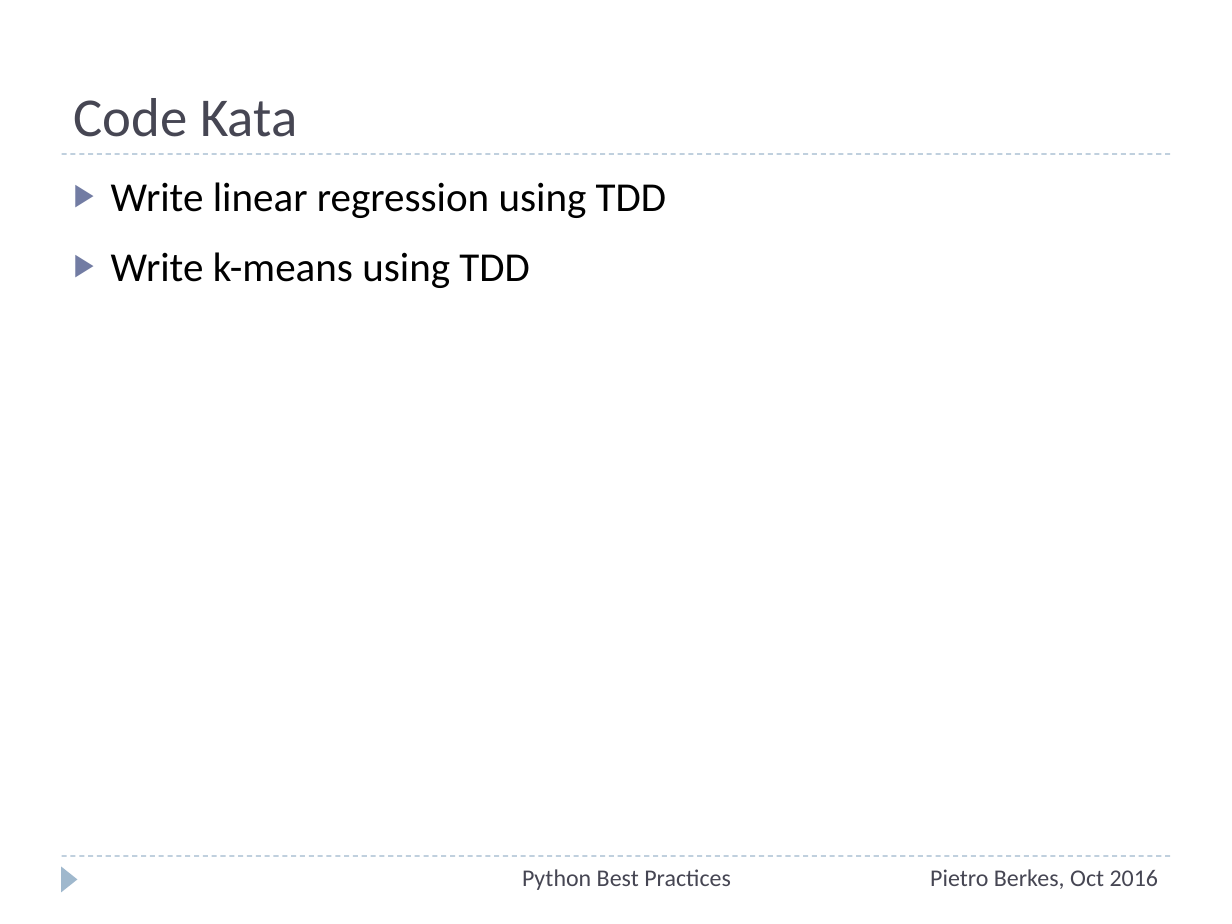
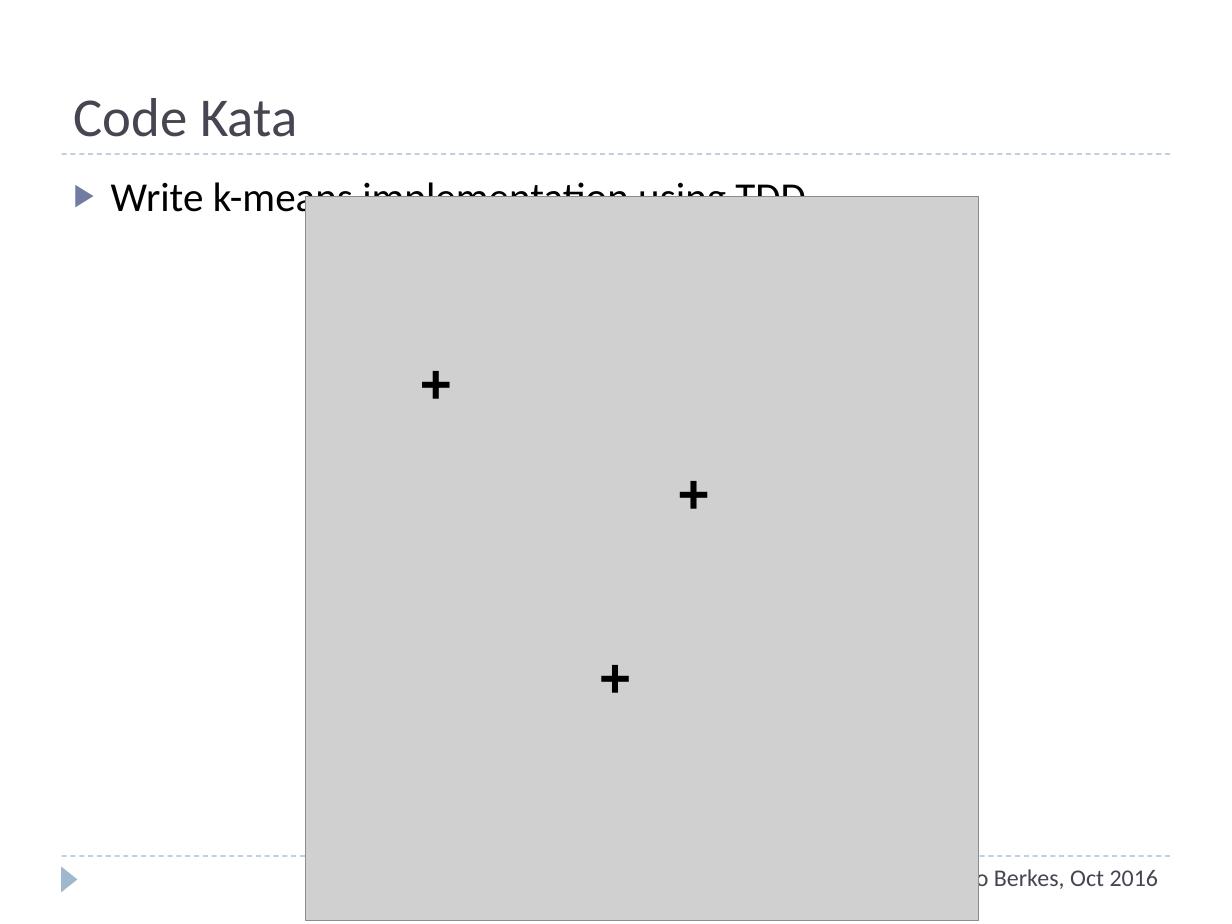
Before and after one commit to ASPP/testing_debugging_profiling, a slide deck: slide 46 of testing-debugging-profiling.pptx (slide 47 before the commit). Drawn at 1232x924 pixels with LibreOffice and Linux fonts; fonts in the diff are those of the drawing; grey boxes stand for pictures. Boxes give left, top, right and bottom in pixels: in the first picture for what was removed or moved away, otherwise in the second. Text is boxed around its words. In the diff, an @@ line names an element or a change of style, - is before the commit and + after.

```diff
--- a/testing-debugging-profiling.pptx
+++ b/testing-debugging-profiling.pptx
@@ text at [111,177,806,221]: text changed @@
-▶ Write linear regression using TDD
-▶ Write k-means using TDD
+▶ Write k-means implementation using TDD
@@ group added at [306,197,978,922]: 3 texts, 1 picture @@
++
++
++
@@ text removed at [522,869,731,890] @@
-Python Best Practices
```
Also in this commit, not shown: 5 other slides changed, 1 slide removed.
